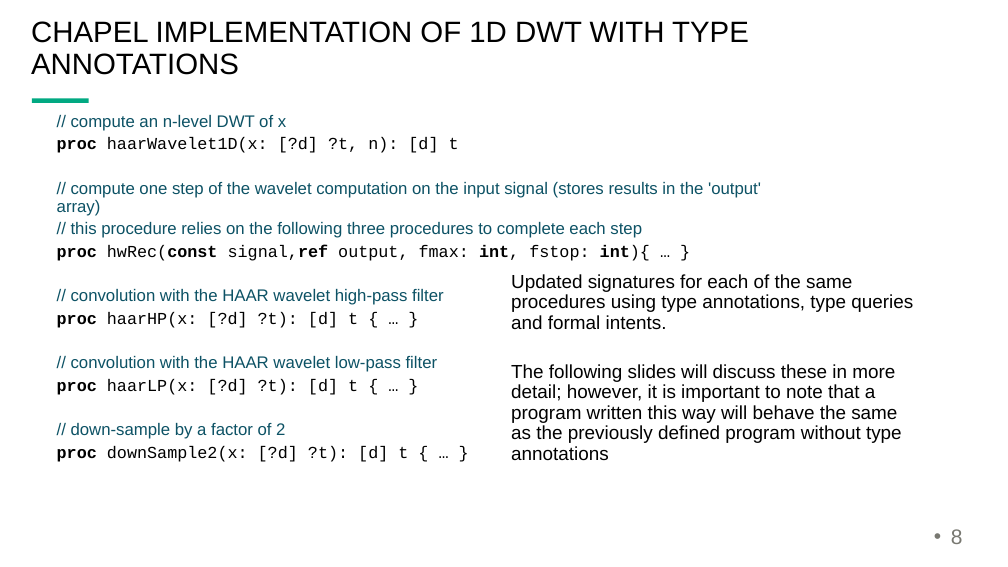
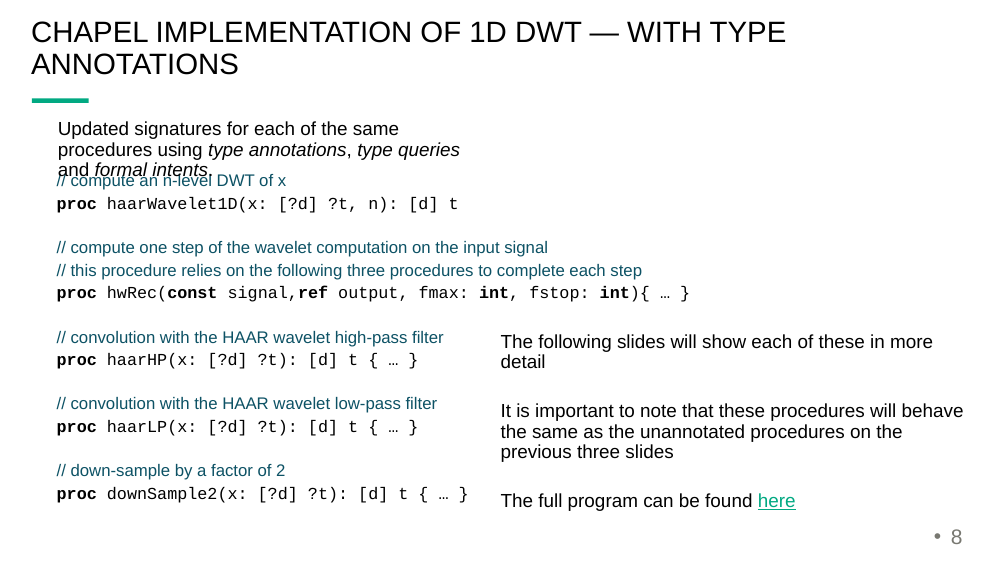
Before and after one commit to jeremiah-corrado/chpl_dwt_example, a slide deck: slide 8 of wavelet_notes.pptx. Drawn at 1008x567 pixels with LibreOffice and Linux fonts; fonts in the diff are those of the drawing; background and template pictures are left out. Boxes give left, top, right and bottom in pixels: in the first picture for what was removed or moved away, otherwise in the second. Text is boxed around its words. In the diff, an @@ line names an element or a change of style, - is before the commit and + after.

```diff
--- a/wavelet_notes.pptx
+++ b/wavelet_notes.pptx
@@ title at [31, 21, 787, 75]: text changed @@
-CHAPEL IMPLEMENTATION OF 1D DWT WITH TYPE ANNOTATIONS
+CHAPEL IMPLEMENTATION OF 1D DWT — WITH TYPE ANNOTATIONS
@@ text added at [58, 121, 460, 181], 18 pt, text #000000 @@
+Updated signatures for each of the same procedures using type annotations, type queries and formal intents.
@@ text "// compute an n-level DWT ...": place and size @@
-text "// compute an n-level DWT ..." at [57, 115, 761, 462]
+text "// compute an n-level DWT ..." at [57, 173, 650, 503]
@@ text at [71, 241, 548, 257]: text changed @@
-      // compute one step of the wavelet computation on the input signal (stores results in the 'output' array)
+      // compute one step of the wavelet computation on the input signal
@@ text at [501, 334, 964, 511]: text changed @@
-Updated signatures for each of the same procedures using type annotations, type queries and formal intents.
-The following slides will discuss these in more detail; however, it is important to note that a program written this way will behave the same as the previously defined program without type annotations
+The following slides will show each of these in more detail
+It is important to note that these procedures will behave the same as the unannotated procedures on the previous three slides
+The full program can be found here
```
Also in this commit, not shown: 4 other slides changed, 1 other file.
